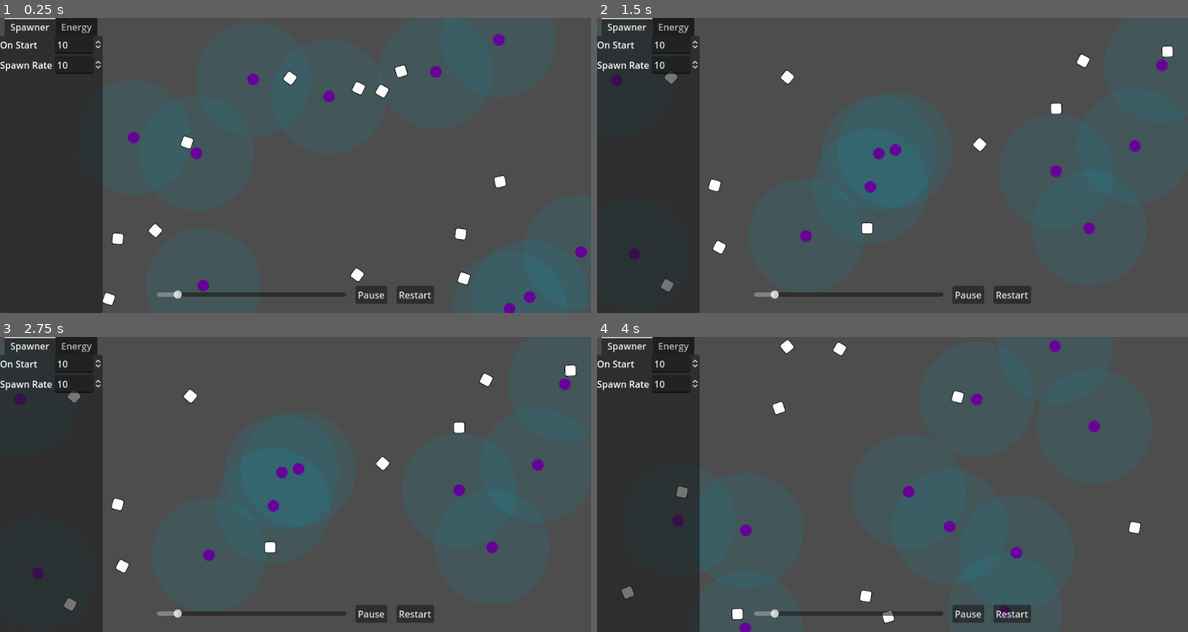
Above: before the commit, frames 1-4 (two rows, left to right).
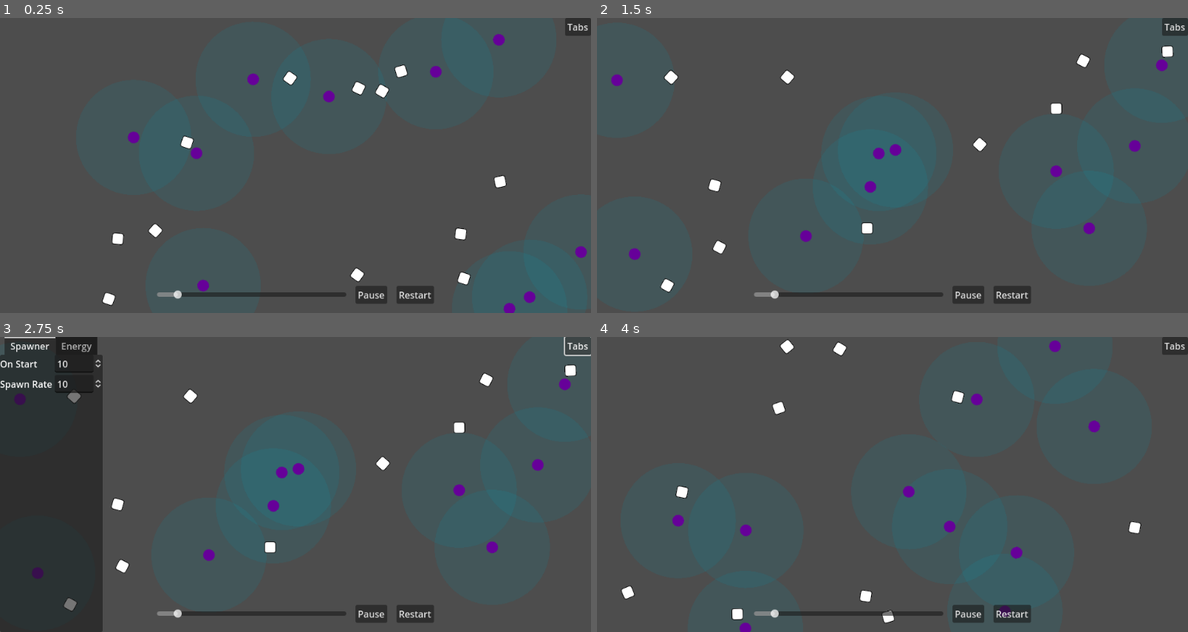
Above: after the commit, the same moments.

Repository: wivest/Natural-Selection
Game: Godot game, scene res://scenes/main.tscn
The game is run twice, just before and just after one commit, with the same random seed, the same clock (stepped at 60 frames per second) and the same inputs.
Inputs (mouse positions are in pixels of both pictures, inside the frame that each line leads up to):
- Up to frame 1 (0.25 s): no input
- Up to frame 2 (1.5 s): click "Pause" at 0.5 s; click "Restart" at 1.25 s
- Up to frame 3 (2.75 s): click (579, 345) at 2 s, where only the run after the commit has a clickable "Tabs"
- Up to frame 4 (4 s): click "Restart" at 2.75 s; click "Restart" at 3.5 s

The runs differ from the first frame. In frame 1, 17% of the frame differs, in the area x 0-100%, y 0-100%; in frame 2, 17%; in frame 3, less than 0.1%; in frame 4, 17%.

Commit message:
feat: create tab opening button

Diff:
--- a/scenes/main.tscn
+++ b/scenes/main.tscn
@@ -9,6 +9,7 @@
 [ext_resource type="Script" path="res://ui/speed/speed.gd" id="5_cupa2"]
 [ext_resource type="PackedScene" uid="uid://sun71qj2svtq" path="res://ui/field/field.tscn" id="8_24pjn"]
 [ext_resource type="Script" path="res://ui/tab_container.gd" id="8_tvuuu"]
+[ext_resource type="Script" path="res://ui/tabs.gd" id="10_ibm5p"]
 
 [sub_resource type="Resource" id="Resource_s5ev0"]
 resource_local_to_scene = true
@@ -76,6 +77,7 @@
 layout_mode = 2
 
 [node name="TabContainer" type="TabContainer" parent="GUI/Parameters"]
+visible = false
 layout_mode = 1
 anchors_preset = -1
 anchor_right = 0.1
@@ -116,6 +118,18 @@
 field_name = "On Division"
 start = 350.0
 
+[node name="Tabs" type="Button" parent="GUI/Parameters" node_paths=PackedStringArray("tabs")]
+layout_mode = 1
+anchors_preset = 1
+anchor_left = 1.0
+anchor_right = 1.0
+offset_left = -45.0
+offset_bottom = 31.0
+grow_horizontal = 0
+text = "Tabs"
+script = ExtResource("10_ibm5p")
+tabs = NodePath("../TabContainer")
+
 [connection signal="parameters_set" from="GUI/Parameters" to="GUI/Parameters/BottomContainer/HBoxContainer/Speed" method="_on_parameters_set"]
 [connection signal="parameters_set" from="GUI/Parameters" to="GUI/Parameters/TabContainer" method="_on_parameters_set"]
 [connection signal="value_changed" from="GUI/Parameters/BottomContainer/HBoxContainer/Speed" to="GUI/Parameters/BottomContainer/HBoxContainer/Speed" method="_on_value_changed"]
@@ -124,3 +138,4 @@
 [connection signal="field_changed" from="GUI/Parameters/TabContainer/Energy/OnStart" to="GUI/Parameters/TabContainer" method="_on_on_start_field_changed"]
 [connection signal="field_changed" from="GUI/Parameters/TabContainer/Energy/LowerBound" to="GUI/Parameters/TabContainer" method="_on_lower_bound_field_changed"]
 [connection signal="field_changed" from="GUI/Parameters/TabContainer/Energy/OnDivision" to="GUI/Parameters/TabContainer" method="_on_on_division_field_changed"]
+[connection signal="pressed" from="GUI/Parameters/Tabs" to="GUI/Parameters/Tabs" method="_on_pressed"]
--- /dev/null
+++ b/ui/tabs.gd
@@ -0,0 +1,6 @@
+extends Button
+
+@export var tabs: TabContainer
+
+func _on_pressed():
+	tabs.visible = not tabs.visible
Not shown: 1 places in scenes/main.tscn that only renumber resources
